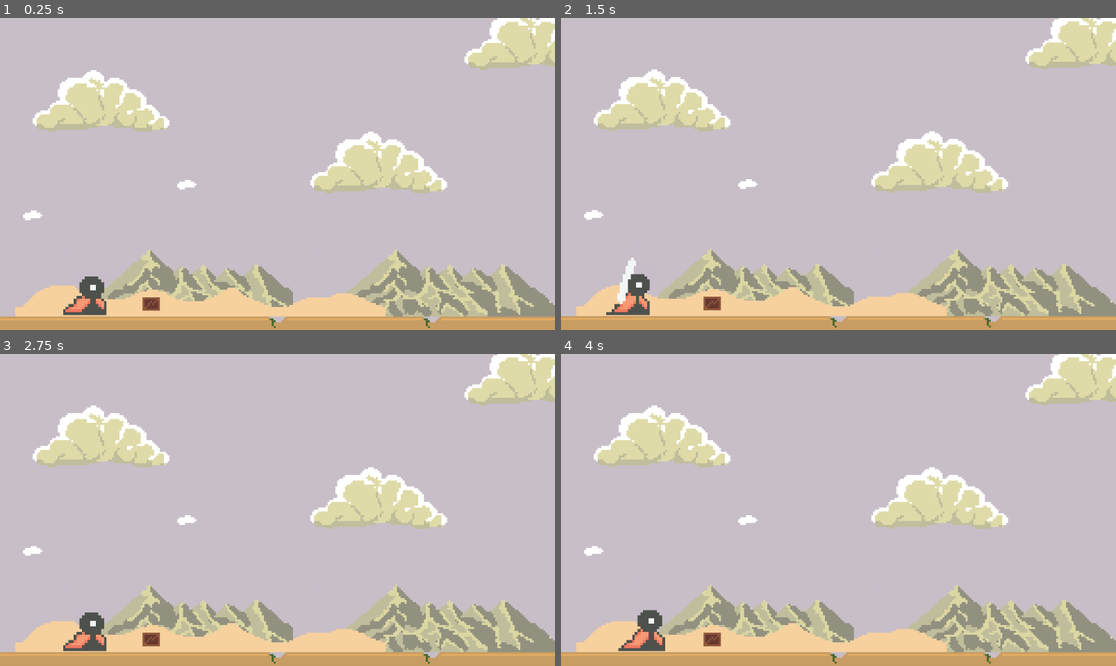
Above: before the commit, frames 1-4 (two rows, left to right).
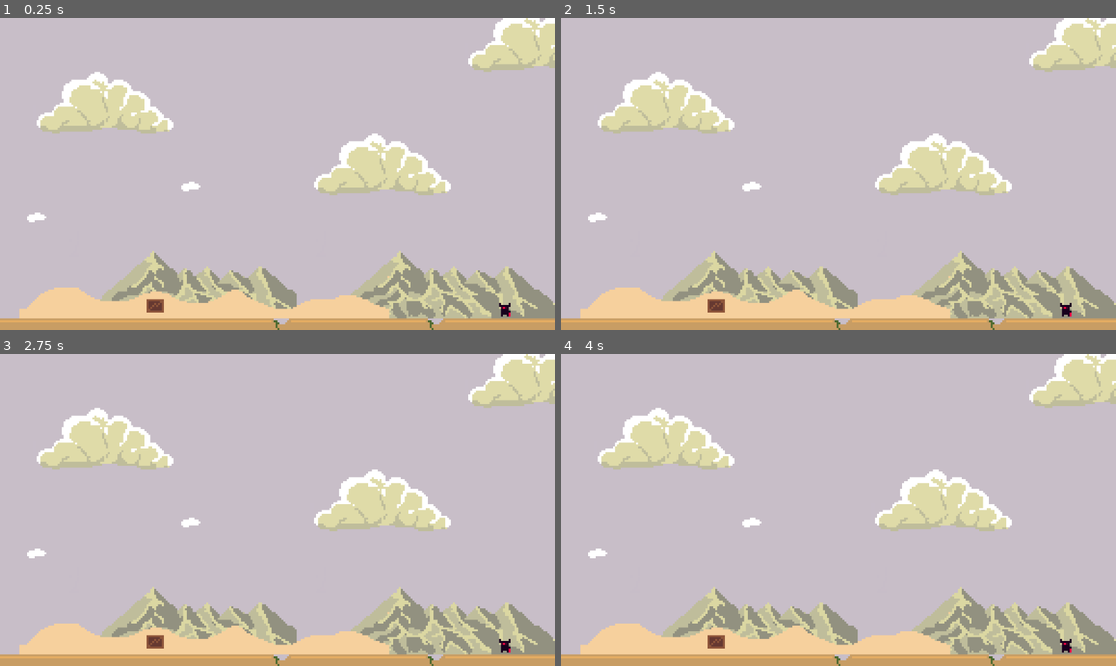
Above: after the commit, the same moments.

Repository: adisagar2003/Rton
Game: Godot game, scene res://Scenes/main.tscn
Same seed, same stepped clock (60 frames per second), same inputs: the game is played once before the commit and once after it.
Inputs:
- Up to frame 1 (0.25 s): no input
- Up to frame 2 (1.5 s): tap Enter at 0.5 s; tap Z (Attack) at 0.6, 1.35 s
- Up to frame 3 (2.75 s): tap Z (Attack) at 2.1 s
- Up to frame 4 (4 s): tap Z (Attack) at 2.85, 3.6 s

The runs differ from the first frame. In frame 1, 9.4% of the frame differs, in the area x 0-100%, y 0-100%; in frame 2, 9.9%; in frame 3, 9.8%; in frame 4, 9.8%.

Commit message:
Main character implemented
Custom made character in Aesprite. Added vertical and horizontal movement

Diff:
--- /dev/null
+++ b/Scenes/Rton.tscn
@@ -0,0 +1,214 @@
+[gd_scene load_steps=14 format=3 uid="uid://ci82aii7lfwk3"]
+
+[ext_resource type="Texture2D" uid="uid://bj3odikpci6g6" path="res://Scenes/main-char.png" id="1_md4u1"]
+
+[sub_resource type="GDScript" id="GDScript_3fylj"]
+script/source = "extends CharacterBody2D
+
+
+const SPEED = 300.0
+const JUMP_VELOCITY = -400.0
+
+
+func _physics_process(delta: float) -> void:
+	# Add the gravity.
+	#if not is_on_floor():
+		#velocity += get_gravity() * delta
+
+	# Handle jump.
+	#if Input.is_action_just_pressed(\"ui_accept\") and is_on_floor():
+		#velocity.y = JUMP_VELOCITY
+
+	# Get the input direction and handle the movement/deceleration.
+	# As good practice, you should replace UI actions with custom gameplay actions.
+	var direction := Input.get_axis(\"ui_left\", \"ui_right\");
+	var verticalDirection := Input.get_axis(\"ui_up\", \"ui_down\");
+	if verticalDirection:
+		velocity.y = verticalDirection * SPEED;
+	if direction:
+		print(\"Movement should happen :/\")
+		velocity.x = direction * SPEED
+	else:
+		velocity.x = move_toward(velocity.x, 0, SPEED)
+
+	move_and_slide()
+"
+
+[sub_resource type="AtlasTexture" id="AtlasTexture_vl742"]
+atlas = ExtResource("1_md4u1")
+region = Rect2(0, 0, 8, 8)
+
+[sub_resource type="AtlasTexture" id="AtlasTexture_pl7cx"]
+atlas = ExtResource("1_md4u1")
+region = Rect2(8, 0, 8, 8)
+
+[sub_resource type="AtlasTexture" id="AtlasTexture_udhne"]
+atlas = ExtResource("1_md4u1")
+region = Rect2(16, 0, 8, 8)
+
+[sub_resource type="AtlasTexture" id="AtlasTexture_6bbpv"]
+atlas = ExtResource("1_md4u1")
+region = Rect2(0, 8, 8, 8)
+
+[sub_resource type="AtlasTexture" id="AtlasTexture_0yig4"]
+atlas = ExtResource("1_md4u1")
+region = Rect2(8, 8, 8, 8)
+
+[sub_resource type="AtlasTexture" id="AtlasTexture_p04th"]
+atlas = ExtResource("1_md4u1")
+region = Rect2(16, 8, 8, 8)
+
+[sub_resource type="AtlasTexture" id="AtlasTexture_3yj6o"]
+atlas = ExtResource("1_md4u1")
+region = Rect2(0, 16, 8, 8)
+
+[sub_resource type="AtlasTexture" id="AtlasTexture_jqf7c"]
+atlas = ExtResource("1_md4u1")
+region = Rect2(8, 16, 8, 8)
+
+[sub_resource type="AtlasTexture" id="AtlasTexture_sofad"]
+atlas = ExtResource("1_md4u1")
+region = Rect2(16, 16, 8, 8)
+
+[sub_resource type="SpriteFrames" id="SpriteFrames_jv7t3"]
+animations = [{
+"frames": [{
+"duration": 1.0,
+"texture": SubResource("AtlasTexture_vl742")
+}, {
+"duration": 1.0,
+"texture": SubResource("AtlasTexture_pl7cx")
+}, {
+"duration": 1.0,
+"texture": SubResource("AtlasTexture_vl742")
+}, {
+"duration": 1.0,
+"texture": SubResource("AtlasTexture_pl7cx")
+}, {
+"duration": 1.0,
+"texture": SubResource("AtlasTexture_vl742")
+}, {
+"duration": 1.0,
+"texture": SubResource("AtlasTexture_vl742")
+}, {
+"duration": 1.0,
+"texture": SubResource("AtlasTexture_vl742")
+}, {
+"duration": 1.0,
+"texture": SubResource("AtlasTexture_vl742")
+}, {
+"duration": 1.0,
+"texture": SubResource("AtlasTexture_vl742")
+}, {
+"duration": 1.0,
+"texture": SubResource("AtlasTexture_pl7cx")
+}, {
+"duration": 1.0,
+"texture": SubResource("AtlasTexture_pl7cx")
+}, {
+"duration": 1.0,
+"texture": SubResource("AtlasTexture_pl7cx")
+}, {
+"duration": 1.0,
+"texture": SubResource("AtlasTexture_pl7cx")
+}, {
+"duration": 1.0,
+"texture": SubResource("AtlasTexture_pl7cx")
+}, {
+"duration": 1.0,
+"texture": SubResource("AtlasTexture_vl742")
+}, {
+"duration": 1.0,
+"texture": SubResource("AtlasTexture_vl742")
+}, {
+"duration": 1.0,
+"texture": SubResource("AtlasTexture_vl742")
+}, {
+"duration": 1.0,
+"texture": SubResource("AtlasTexture_vl742")
+}, {
+"duration": 1.0,
+"texture": SubResource("AtlasTexture_vl742")
+}],
+"loop": true,
+"name": &"Idle",
+"speed": 10.0
+}, {
+"frames": [{
+"duration": 1.0,
+"texture": SubResource("AtlasTexture_vl742")
+}, {
+"duration": 1.0,
+"texture": SubResource("AtlasTexture_udhne")
+}, {
+"duration": 1.0,
+"texture": SubResource("AtlasTexture_6bbpv")
+}, {
+"duration": 1.0,
+"texture": SubResource("AtlasTexture_0yig4")
+}, {
+"duration": 1.0,
+"texture": SubResource("AtlasTexture_vl742")
+}, {
+"duration": 1.0,
+"texture": SubResource("AtlasTexture_vl742")
+}],
+"loop": true,
+"name": &"Run",
+"speed": 10.0
+}, {
+"frames": [{
+"duration": 1.0,
+"texture": SubResource("AtlasTexture_vl742")
+}, {
+"duration": 1.0,
+"texture": SubResource("AtlasTexture_p04th")
+}, {
+"duration": 1.0,
+"texture": SubResource("AtlasTexture_3yj6o")
+}, {
+"duration": 1.0,
+"texture": SubResource("AtlasTexture_jqf7c")
+}, {
+"duration": 1.0,
+"texture": SubResource("AtlasTexture_sofad")
+}],
+"loop": true,
+"name": &"attack",
+"speed": 10.0
+}]
+
+[sub_resource type="CapsuleShape2D" id="CapsuleShape2D_v0pb8"]
+radius = 4.0
+height = 10.0
+
+[node name="Rton" type="CharacterBody2D"]
+script = SubResource("GDScript_3fylj")
+
+[node name="AnimatedSprite2D" type="AnimatedSprite2D" parent="."]
+texture_filter = 1
+sprite_frames = SubResource("SpriteFrames_jv7t3")
+animation = &"Idle"
+metadata/_aseprite_wizard_interface_config_ = {
+"layer_section": true,
+"pending_changes": {}
+}
+metadata/_aseprite_wizard_config_ = {
+"layers": [],
+"o_ex_p": "",
+"o_folder": "",
+"o_name": "",
+"only_visible": false,
+"should_round_fps": true,
+"slice": "",
+"source": "res://Assets/Aesprite/main-char.aseprite"
+}
+metadata/_aseprite_wizard_source_file_hash_ = "c1d1f22dfdf3413cdbe2b39fc6a64906"
+
+[node name="Camera2D" type="Camera2D" parent="AnimatedSprite2D"]
+position = Vector2(-118, -70)
+zoom = Vector2(4, 4)
+
+[node name="CollisionShape2D" type="CollisionShape2D" parent="."]
+position = Vector2(118, 69)
+shape = SubResource("CapsuleShape2D_v0pb8")
--- /dev/null
+++ b/Scenes/future.tscn
@@ -0,0 +1,57 @@
+[gd_scene load_steps=4 format=3 uid="uid://cad8fu8wwrjus"]
+
+[ext_resource type="Texture2D" uid="uid://d2ts41q84q8px" path="res://Assets/Tileset/s4m_ur4i_8x8_minimal-future.png" id="1_ksj2w"]
+
+[sub_resource type="TileSetAtlasSource" id="TileSetAtlasSource_mg4l7"]
+texture = ExtResource("1_ksj2w")
+texture_region_size = Vector2i(16, 20)
+0:0/0 = 0
+1:0/0 = 0
+2:0/0 = 0
+3:0/0 = 0
+4:0/0 = 0
+5:0/0 = 0
+6:0/0 = 0
+7:0/0 = 0
+0:1/0 = 0
+1:1/0 = 0
+2:1/0 = 0
+3:1/0 = 0
+4:1/0 = 0
+5:1/0 = 0
+6:1/0 = 0
+7:1/0 = 0
+0:2/0 = 0
+1:2/0 = 0
+2:2/0 = 0
+3:2/0 = 0
+4:2/0 = 0
+5:2/0 = 0
+6:2/0 = 0
+7:2/0 = 0
+0:3/0 = 0
+1:3/0 = 0
+2:3/0 = 0
+3:3/0 = 0
+4:3/0 = 0
+5:3/0 = 0
+6:3/0 = 0
+7:3/0 = 0
+0:4/0 = 0
+1:4/0 = 0
+2:4/0 = 0
+3:4/0 = 0
+4:4/0 = 0
+5:4/0 = 0
+6:4/0 = 0
+7:4/0 = 0
+
+[sub_resource type="TileSet" id="TileSet_bvm64"]
+tile_size = Vector2i(8, 8)
+sources/0 = SubResource("TileSetAtlasSource_mg4l7")
+
+[node name="Future" type="Node2D"]
+
+[node name="TileMap" type="TileMap" parent="."]
+tile_set = SubResource("TileSet_bvm64")
+format = 2
--- a/Scenes/main.tscn
+++ b/Scenes/main.tscn
@@ -1,8 +1,9 @@
-[gd_scene load_steps=5 format=3 uid="uid://b2x1fao2rgsgu"]
+[gd_scene load_steps=6 format=3 uid="uid://b2x1fao2rgsgu"]
 
 [ext_resource type="TileSet" uid="uid://bgfccqohhixc4" path="res://new_tile_set.tres" id="1_sw7k6"]
-[ext_resource type="PackedScene" uid="uid://be6pj31ue5jaa" path="res://Scenes/Hero.tscn" id="2_16l4p"]
 [ext_resource type="PackedScene" uid="uid://bg28kg4cxb1nb" path="res://Scenes/Destructible.tscn" id="3_ed76t"]
+[ext_resource type="PackedScene" uid="uid://ci82aii7lfwk3" path="res://Scenes/Rton.tscn" id="4_nrwo5"]
+[ext_resource type="AudioStream" uid="uid://dcb583ve1vyf7" path="res://Assets/SoundFX/atmosphere/Atmosphere industrial.wav" id="4_ss3gx"]
 
 [sub_resource type="TileSet" id="TileSet_4yg0o"]
 
@@ -26,10 +27,12 @@
 layer_3/z_index = -3
 layer_3/tile_data = PackedInt32Array(393205, 131073, 11, 458741, 131073, 11, 524277, 131073, 11, 589813, 131073, 11, 65 …(63253 unchanged characters)…
 
-[node name="Hero" parent="TileMapLayer" instance=ExtResource("2_16l4p")]
-position = Vector2(84, 605)
-scale = Vector2(1.41312, 1.41312)
-SPEED = 100.0
-
 [node name="Destructible" parent="TileMapLayer" instance=ExtResource("3_ed76t")]
 position = Vector2(118, 613)
+
+[node name="BG_MUSIC" type="AudioStreamPlayer2D" parent="."]
+stream = ExtResource("4_ss3gx")
+bus = &"Music"
+
+[node name="Rton" parent="." instance=ExtResource("4_nrwo5")]
+position = Vector2(300, 619)
--- a/project.godot
+++ b/project.godot
@@ -21,6 +21,38 @@
 
 [input]
 
+ui_left={
+"deadzone": 0.5,
+"events": [Object(InputEventKey,"resource_local_to_scene":false,"resource_name":"","device":0,"window_id":0,"alt_pressed":false,"shift_pressed":false,"ctrl_pressed":false,"meta_pressed":false,"pressed":false,"keycode":4194319,"physical_keycode":0,"key_label":0,"unicode":0,"location":0,"echo":false,"script":null)
+, Object(InputEventJoypadButton,"resource_local_to_scene":false,"resource_name":"","device":0,"button_index":13,"pressure":0.0,"pressed":false,"script":null)
+, Object(InputEventJoypadMotion,"resource_local_to_scene":false,"resource_name":"","device":0,"axis":0,"axis_value":-1.0,"script":null)
+, Object(InputEventKey,"resource_local_to_scene":false,"resource_name":"","device":-1,"window_id":0,"alt_pressed":false,"shift_pressed":false,"ctrl_pressed":false,"meta_pressed":false,"pressed":false,"keycode":0,"physical_keycode":65,"key_label":0,"unicode":97,"location":0,"echo":false,"script":null)
+]
+}
+ui_right={
+"deadzone": 0.5,
+"events": [Object(InputEventKey,"resource_local_to_scene":false,"resource_name":"","device":0,"window_id":0,"alt_pressed":false,"shift_pressed":false,"ctrl_pressed":false,"meta_pressed":false,"pressed":false,"keycode":4194321,"physical_keycode":0,"key_label":0,"unicode":0,"location":0,"echo":false,"script":null)
+, Object(InputEventJoypadButton,"resource_local_to_scene":false,"resource_name":"","device":0,"button_index":14,"pressure":0.0,"pressed":false,"script":null)
+, Object(InputEventJoypadMotion,"resource_local_to_scene":false,"resource_name":"","device":0,"axis":0,"axis_value":1.0,"script":null)
+, Object(InputEventKey,"resource_local_to_scene":false,"resource_name":"","device":-1,"window_id":0,"alt_pressed":false,"shift_pressed":false,"ctrl_pressed":false,"meta_pressed":false,"pressed":false,"keycode":0,"physical_keycode":68,"key_label":0,"unicode":100,"location":0,"echo":false,"script":null)
+]
+}
+ui_up={
+"deadzone": 0.5,
+"events": [Object(InputEventKey,"resource_local_to_scene":false,"resource_name":"","device":0,"window_id":0,"alt_pressed":false,"shift_pressed":false,"ctrl_pressed":false,"meta_pressed":false,"pressed":false,"keycode":4194320,"physical_keycode":0,"key_label":0,"unicode":0,"location":0,"echo":false,"script":null)
+, Object(InputEventJoypadButton,"resource_local_to_scene":false,"resource_name":"","device":0,"button_index":11,"pressure":0.0,"pressed":false,"script":null)
+, Object(InputEventJoypadMotion,"resource_local_to_scene":false,"resource_name":"","device":0,"axis":1,"axis_value":-1.0,"script":null)
+, Object(InputEventKey,"resource_local_to_scene":false,"resource_name":"","device":-1,"window_id":0,"alt_pressed":false,"shift_pressed":false,"ctrl_pressed":false,"meta_pressed":false,"pressed":false,"keycode":0,"physical_keycode":87,"key_label":0,"unicode":119,"location":0,"echo":false,"script":null)
+]
+}
+ui_down={
+"deadzone": 0.5,
+"events": [Object(InputEventKey,"resource_local_to_scene":false,"resource_name":"","device":0,"window_id":0,"alt_pressed":false,"shift_pressed":false,"ctrl_pressed":false,"meta_pressed":false,"pressed":false,"keycode":4194322,"physical_keycode":0,"key_label":0,"unicode":0,"location":0,"echo":false,"script":null)
+, Object(InputEventJoypadButton,"resource_local_to_scene":false,"resource_name":"","device":0,"button_index":12,"pressure":0.0,"pressed":false,"script":null)
+, Object(InputEventJoypadMotion,"resource_local_to_scene":false,"resource_name":"","device":0,"axis":1,"axis_value":1.0,"script":null)
+, Object(InputEventKey,"resource_local_to_scene":false,"resource_name":"","device":-1,"window_id":0,"alt_pressed":false,"shift_pressed":false,"ctrl_pressed":false,"meta_pressed":false,"pressed":false,"keycode":0,"physical_keycode":83,"key_label":0,"unicode":115,"location":0,"echo":false,"script":null)
+]
+}
 Attack={
 "deadzone": 0.5,
 "events": [Object(InputEventKey,"resource_local_to_scene":false,"resource_name":"","device":-1,"window_id":0,"alt_press …(192 unchanged characters)…
Binary file added: Assets/Aesprite/main-char.aseprite
Not shown, added: Assets/Aesprite/main-char.aseprite.import
Binary file added: Assets/Tileset/s4m_ur4i_8x8_minimal-future.png
Not shown, added: Assets/Tileset/s4m_ur4i_8x8_minimal-future.png.import
Binary file added: Scenes/main-char.png
Not shown, added: Scenes/main-char.png.import
